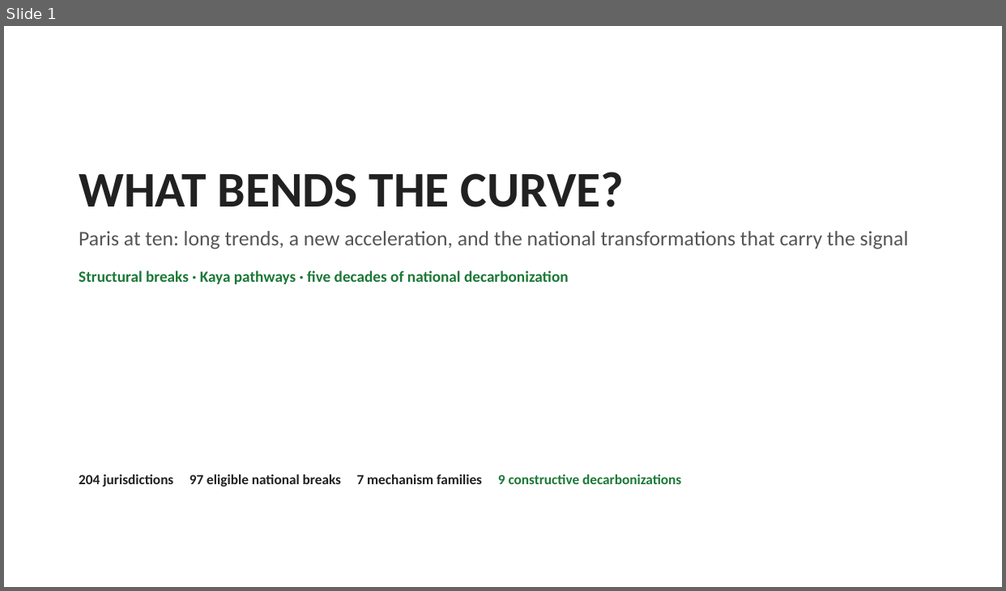
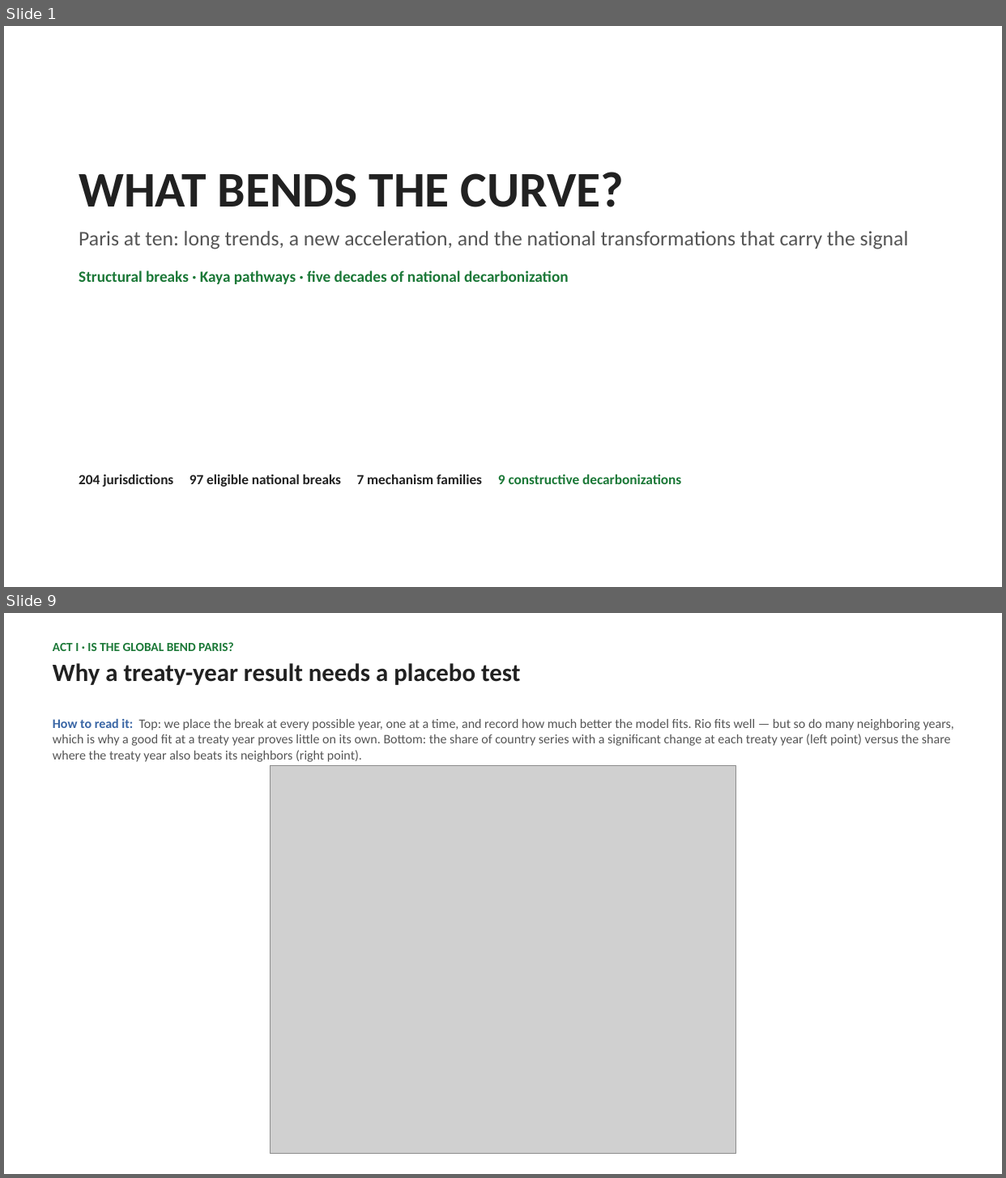
Before and after one commit to cwejnert/HDI-Happiness, a slide deck: carbon_breakpoints_takeaway_figures/what_bends_the_curve_final.pptx. Shown one above the other, each under a label of ours: slide 1 before the commit, slides 1 and 9 after it; the slides between them are not shown. The pictures are 1006x591 and 1006x1178 pixels, drawn with LibreOffice and Linux fonts; fonts in the diff are those of the drawing; grey boxes stand for pictures. Boxes give left, top, right and bottom in pixels: in the first picture for what was removed or moved away, otherwise in the second. Text is boxed around its words. In the diff, an @@ line names an element or a change of style, - is before the commit and + after.

```diff
--- a/carbon_breakpoints_takeaway_figures/what_bends_the_curve_final.pptx
+++ b/carbon_breakpoints_takeaway_figures/what_bends_the_curve_final.pptx
@@ slide 9 added at [4, 613, 1002, 1174], background #FFFFFF @@
@@ text added at [53, 642, 520, 685], 24 pt, text #212121, bold @@
+ACT I · IS THE GLOBAL BEND PARIS?
+Why a treaty-year result needs a placebo test
@@ text added at [53, 718, 954, 762], 12.5 pt, text #555555 @@
+How to read it: Top: we place the break at every possible year, one at a time, and record how much better the model fits. Rio fits well — but so do many neighboring years, which is why a good fit at a treaty year proves little on its own. Bottom: the share of country series with a significant change at each treaty year (left point) versus the share where the treaty year also beats its neighbors (right point).
@@ picture added at [270, 766, 736, 1153] @@
```
Also in this commit, not shown: 16 slides changed, 4 other slides added, 5 slides removed, 2 other files.
